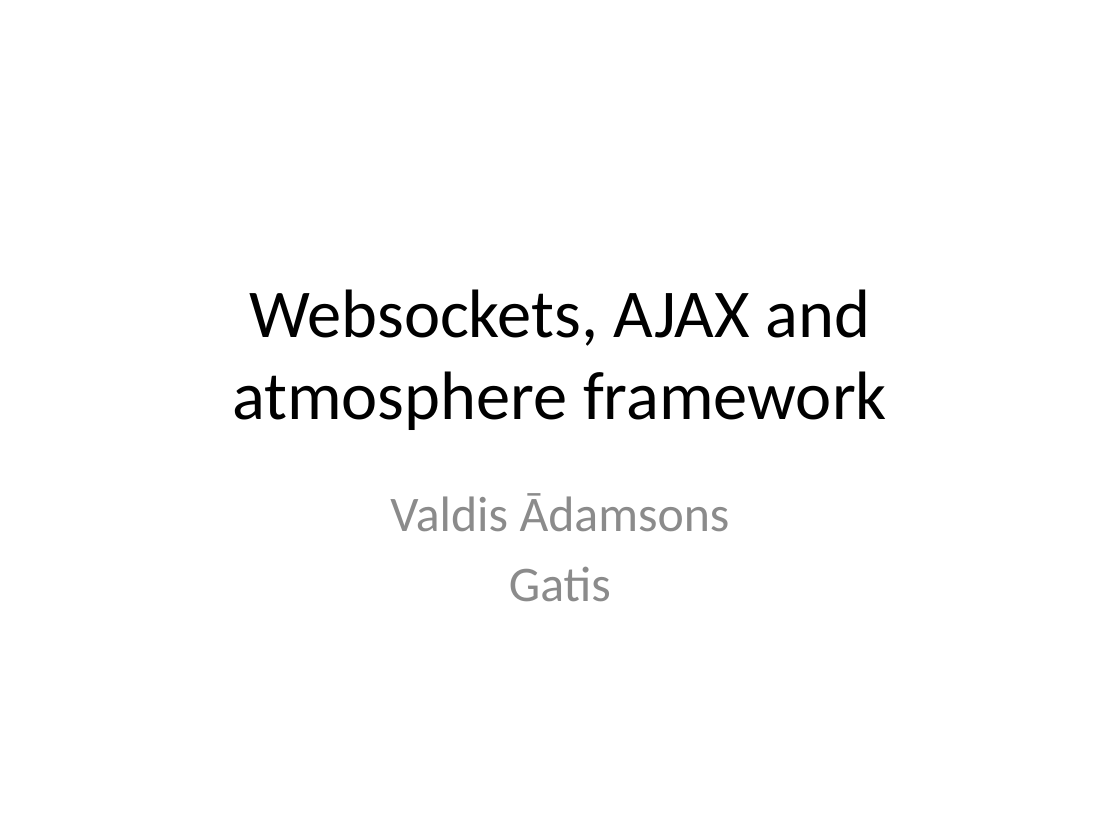
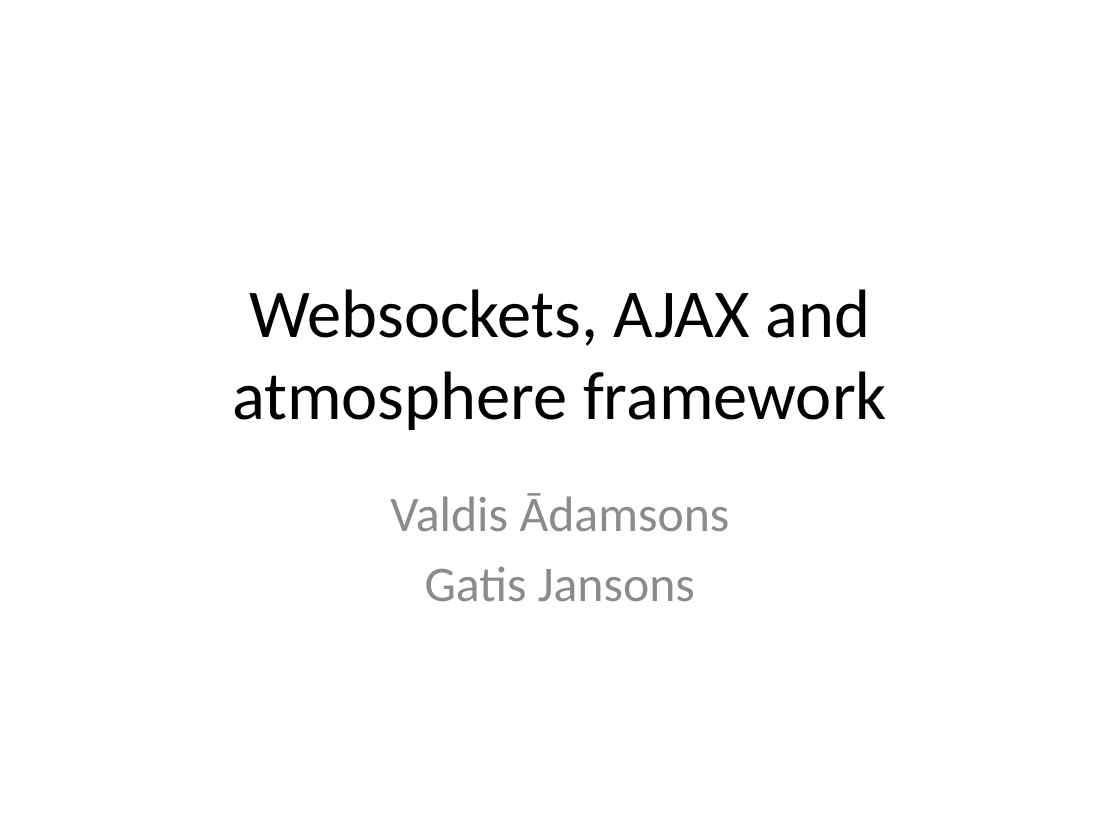
Before and after one commit to valdisxp1/websockets_samples, a slide deck: slide 1 of Atmoshere_and_websockets.pptx. Drawn at 1120x840 pixels with LibreOffice and Linux fonts; fonts in the diff are those of the drawing. Boxes give left, top, right and bottom in pixels: in the first picture for what was removed or moved away, otherwise in the second. Text is boxed around its words. In the diff, an @@ line names an element or a change of style, - is before the commit and + after.

```diff
--- a/Atmoshere_and_websockets.pptx
+++ b/Atmoshere_and_websockets.pptx
@@ subtitle at (x1=425, y1=566, x2=695, y2=601): text changed @@
-Gatis
+Gatis Jansons
```
Also in this commit, not shown: 1 other slide changed, 1 other file.
